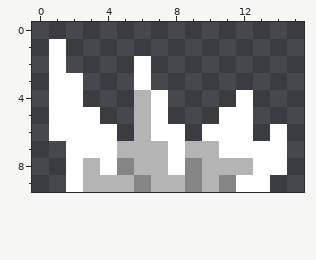
Two versions of one pixel-art file, sprites/editor files/spikes_small_left.aseprite. This is how it looked before the edit.
16x16 pixels, 1 frame. The old version is drawn lined up with the new one, on the new canvas.
After the commit:
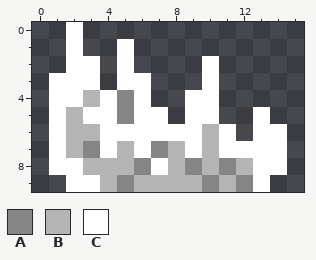
Palette (. is transparent): A #858585  B #b4b4b4  C #ffffff
Edits made:
canvas 16x16 -> 16x10, the old top-left corner now at 0,-6 (the part of the old canvas that was cut away was empty and is not shown)
Changed rows in their new state; - is an unchanged pixel.
first column x 1:
 0 -C-----------
 1 .C--C--------
 2 .CC-C.---C---
 3 --C-C----C---
 4 --BCAC.-CC-.-
 5 -B-CAC--CC..C
 6 -BB-CC--CB-.C
 7 CBA--CABC----
 8 C--BBACB--A--
 9 --C-AB--BABA-
Pixel boxes of the changes (left, top, right, bottom) in both pictures:
changed: (49, 22, 270, 192)
